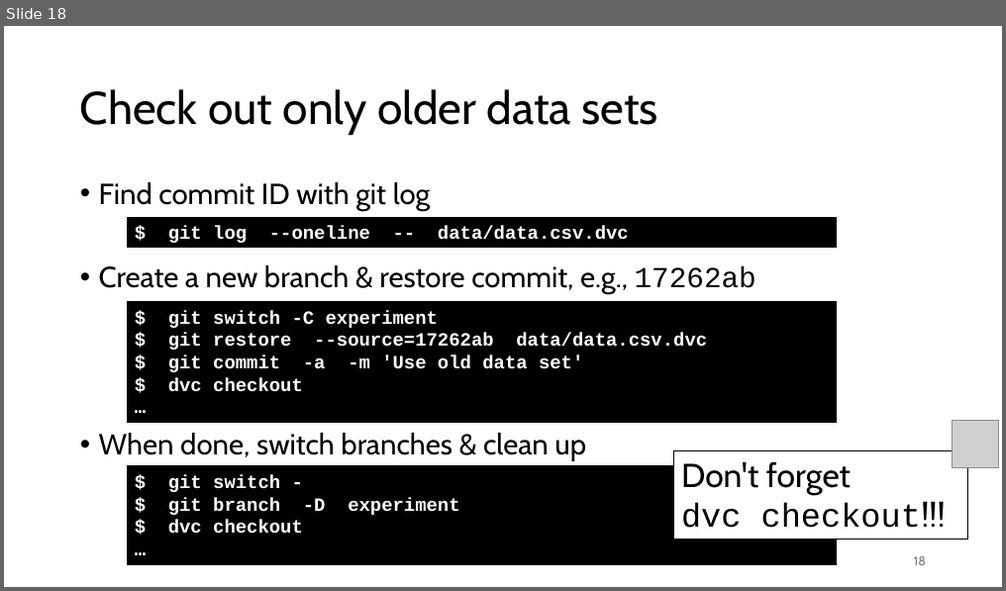
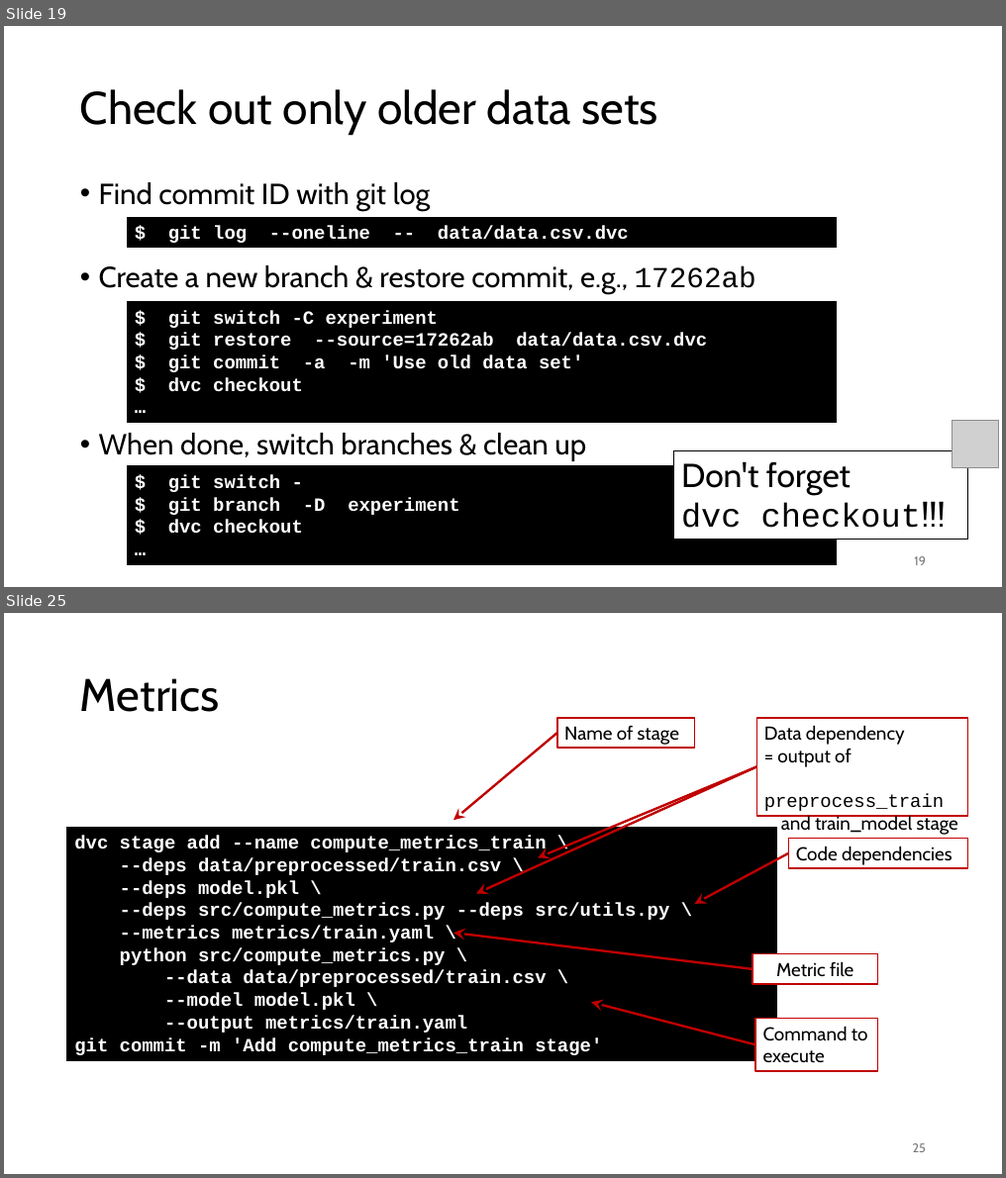
Before and after one commit to gjbex/MLOps-on-HPC, a slide deck: mlops_on_hpc.pptx. Shown one above the other, each under a label of ours: slide 18 before the commit, slides 19 and 25 after it; the slides between them are not shown. The pictures are 1006x591 and 1006x1178 pixels, drawn with LibreOffice and Linux fonts; fonts in the diff are those of the drawing; grey boxes stand for pictures. Boxes give left, top, right and bottom in pixels: in the first picture for what was removed or moved away, otherwise in the second. Text is boxed around its words. In the diff, an @@ line names an element or a change of style, - is before the commit and + after.

Commit message:
Add DVC data pipeline section

```diff
--- a/mlops_on_hpc.pptx
+++ b/mlops_on_hpc.pptx
@@ slide 25 added at [4,613,1002,1174], background #FFFFFF @@
@@ title added at [80,678,220,712], 44 pt, text #000000 @@
+Metrics
@@ rectangle added at [557,718,694,748], fill #FFFFFF, outline #C00000 1.5 pt, 18 pt, text #000000 @@
+Name of stage
@@ rectangle added at [757,718,968,816], fill #FFFFFF, outline #C00000 1.5 pt, 18 pt, text #000000 @@
+Data dependency
+= output of
+preprocess_train
+and train_model stage
@@ arrow added from (557, 733) to (453, 820), #C00000 2.25 pt @@
@@ arrow added from (757, 767) to (476, 894), #C00000 2.25 pt @@
@@ arrow added from (757, 767) to (538, 858), #C00000 2.25 pt @@
@@ rectangle added at [67,827,776,1061], fill #000000, outline #000000 0.75 pt, 18 pt, text #FFFFFF, bold @@
+dvc stage add --name compute_metrics_train \
+--deps data/preprocessed/train.csv \
+--deps model.pkl \
+--deps src/compute_metrics.py --deps src/utils.py \
+--metrics metrics/train.yaml \
+python src/compute_metrics.py \
+--data data/preprocessed/train.csv \
+--model model.pkl \
+--output metrics/train.yaml
+git commit -m 'Add compute_metrics_train stage'
@@ rectangle added at [788,839,967,868], fill #FFFFFF, outline #C00000 1.5 pt, 18 pt, text #000000 @@
+Code dependencies
@@ arrow added from (788, 854) to (695, 904), #C00000 2.25 pt @@
@@ arrow added from (752, 969) to (453, 933), #C00000 2.25 pt @@
@@ rectangle added at [752,955,878,984], fill #FFFFFF, outline #C00000 1.5 pt, 18 pt, text #000000 @@
+Metric file
@@ arrow added from (755, 1045) to (592, 1002), #C00000 2.25 pt @@
@@ rectangle added at [755,1019,877,1072], fill #FFFFFF, outline #C00000 1.5 pt, 18 pt, text #000000 @@
+Command to
+execute
@@ page number added at [913,1144,926,1153], 12 pt, text #797979 @@
+25
@@ what was slide 18 is now slide 19 @@
@@ page number at [914,557,926,566]: text changed @@
-18
+19
```
Also in this commit, not shown: 5 slides changed, 11 other slides added, 2 slides removed.
